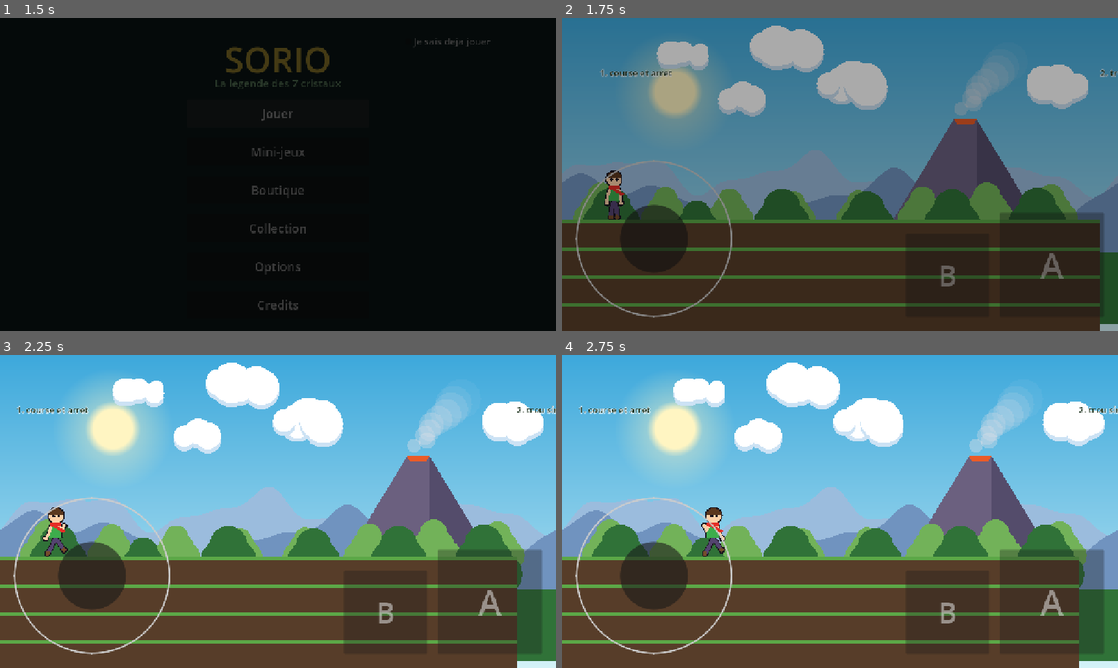
Above: before the commit, frames 1-4 (two rows, left to right).
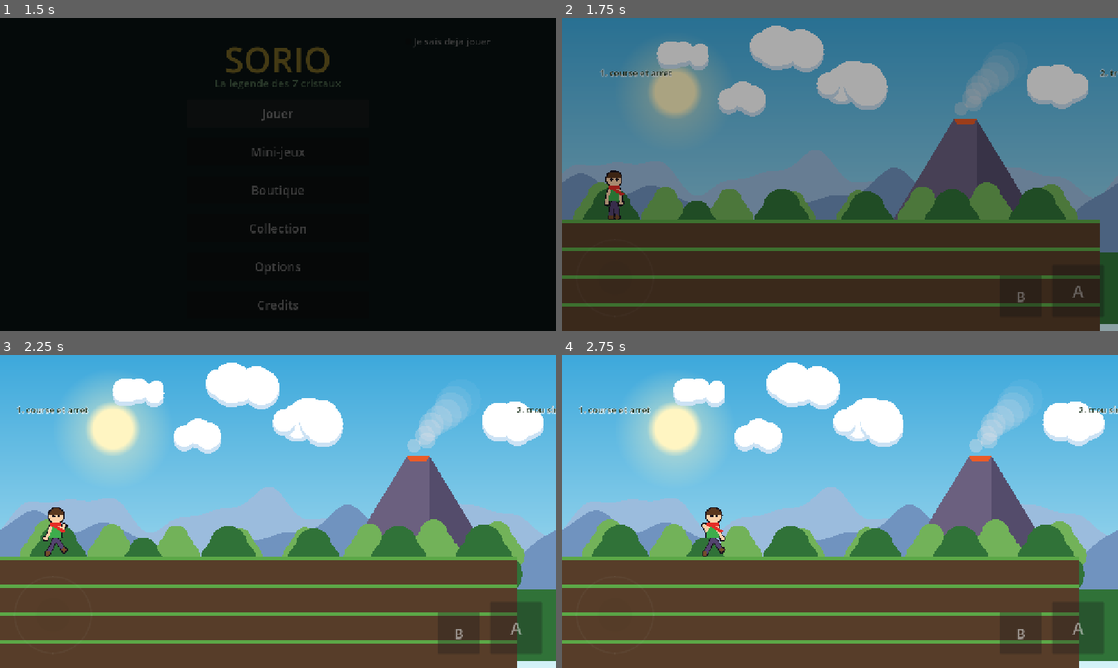
Above: after the commit, the same moments.

Repository: ChrisSanchezfrance/SORIO
Game: Godot game, scene res://src/scenes/boot/boot.tscn
Two runs of this game, one before a commit and one after it. Both use one fixed random seed, a clock stepped at 60 frames per second and the inputs below.
Inputs:
- Up to frame 1 (1.5 s): tap Enter at 0.5 s; hold Right (move_right) 0.53-1.25 s; tap F (power) at 0.6 s; tap Space (jump) at 0.77 s; click "Jouer" at 1.25 s
- Up to frame 2 (1.75 s): no input
- Up to frame 3 (2.25 s): hold Right (move_right) from 2.03 s (still down); tap F (power) at 2.1 s
- Up to frame 4 (2.75 s): keep holding Right (move_right); tap Space (jump) at 2.27 s

Frame 1 is identical in both runs. In frame 2, 4.0% of the frame differs, in the area x 2-98%, y 45-96%; in frame 3, 4.8%; in frame 4, 4.8%.

Commit message:
Controles tactiles : boutons reduits de moitie, stick discret a 5 %
Stick 360 -> 180 px, A 240 -> 120 px, B 192 -> 96 px. Les deux boutons
restent tres au-dessus du plancher de 64 px du critere 1 de C.2, et le
reglage Options > Taille des boutons continue de les multiplier.

Le stick passe a 5 % d'opacite au repos et redevient franc des qu'on le
touche, en 80 ms — sous les 100 ms du critere 3 de C.2. On sait ou poser
son pouce sans qu'un anneau blanc mange la vue du niveau, mais pendant
qu'on pousse il faut voir dans quelle direction.

Le troisieme bouton reste absent. Il servirait a echanger le pouvoir en
poche, or les pouvoirs arrivent en passe 4 : l'ajouter maintenant donnerait
un bouton sans action, ce que C.6 interdit explicitement. Il revient avec
eux.

Deux tests ajoutes : l'opacite de repos est bien sous 10 %, et le retour
visuel a l'appui passe sous les 100 ms. Le test de taille verifie desormais
qu'aucun reglage ne fait passer un bouton sous les 64 px, plutot qu'une
valeur figee qui aurait casse a chaque changement d'echelle.

72 tests au vert. Build web republie.

Diff:
--- a/src/scenes/ui/touch_controls.gd
+++ b/src/scenes/ui/touch_controls.gd
@@ -15,19 +15,27 @@
 
 ## Le stick occupe le tiers gauche de l'ecran (C.1).
 const STICK_ZONE_RATIO: float = 1.0 / 3.0
-## Tailles doublees a la demande : des doigts d'enfant sur un telephone
-## visent mal, et un controle trop petit est la premiere cause de mort
-## injuste. Le joueur peut redescendre via Options > Taille des boutons
+## Le joueur peut encore ajuster via Options > Taille des boutons
 ## (Petit x0,85 jusqu'a Tres grand x1,5), qui multiplie ces valeurs.
-const STICK_SIZE: float = 360.0
-const STICK_TIP_SIZE: float = 156.0
+const STICK_SIZE: float = 180.0
+const STICK_TIP_SIZE: float = 78.0
+
+## Le stick s'efface presque completement au repos : il ne doit pas manger
+## la vue du niveau alors qu'on sait ou poser son pouce. Il redevient
+## franchement visible des qu'on le touche — sinon on ne verrait plus dans
+## quelle direction on pousse.
+const STICK_IDLE_ALPHA: float = 0.05
+const STICK_ACTIVE_ALPHA: float = 1.0
+## Sous les 100 ms exigees par le critere 3 de C.2.
+const STICK_FADE_SECONDS: float = 0.08
 ## Marge de securite sous les controles : la zone de jeu reste degagee (C.1).
 const SAFE_MARGIN: float = 80.0
 
-## Deux boutons a droite, doubles. A reste le plus gros et le plus bas :
-## c'est le saut, donc celui que le pouce doit trouver sans regarder (C.1).
-const BUTTON_A_SIZE: Vector2 = Vector2(240.0, 240.0)
-const BUTTON_B_SIZE: Vector2 = Vector2(192.0, 192.0)
+## Deux boutons a droite. A reste le plus gros et le plus bas : c'est le
+## saut, donc celui que le pouce doit trouver sans regarder (C.1). Les deux
+## restent tres au-dessus du plancher de 64 px de C.2.
+const BUTTON_A_SIZE: Vector2 = Vector2(120.0, 120.0)
+const BUTTON_B_SIZE: Vector2 = Vector2(96.0, 96.0)
 
 ## A et B sont COTE A COTE, alignes par le bas. Deux autres dispositions ont
 ## ete essayees et ecartees a cette taille : empiles, B finissait au milieu
@@ -48,6 +56,7 @@
 var _button_a: TouchButton = null
 var _button_b: TouchButton = null
 var _root: Control = null
+var _stick_tween: Tween = null
 
 
 func _ready() -> void:
@@ -73,7 +82,11 @@
 	_stick.action_down = &"move_down"
 	_stick.joystick_size = STICK_SIZE
 	_stick.tip_size = STICK_TIP_SIZE
+	# Presque efface au repos, franc des qu'on pose le pouce.
+	_stick.pressed.connect(_fade_stick.bind(STICK_ACTIVE_ALPHA))
+	_stick.released.connect(_fade_stick.bind(STICK_IDLE_ALPHA))
 	_stick.visibility_mode = VirtualJoystick.VISIBILITY_ALWAYS
+	_stick.modulate.a = STICK_IDLE_ALPHA
 	_root.add_child(_stick)
 
 	_button_a = _make_button("A", BUTTON_A_SIZE, &"jump")
@@ -123,6 +136,7 @@
 	# garde la souplesse sans sacrifier la decouverte (D.6 : comprendre et
 	# jouer seul en moins de 60 secondes).
 	_stick.visibility_mode = VirtualJoystick.VISIBILITY_ALWAYS
+	_stick.modulate.a = STICK_IDLE_ALPHA
 	# Position de repos : la ou le pouce tombe quand on tient le telephone a
 	# deux mains, mais jamais a cheval sur un bord. Le retrait est calcule
 	# depuis le rayon reel du stick plus la marge de securite de C.2, donc
@@ -173,6 +187,13 @@
 	)
 
 
+func _fade_stick(target_alpha: float) -> void:
+	if _stick_tween != null and _stick_tween.is_valid():
+		_stick_tween.kill()
+	_stick_tween = create_tween()
+	_stick_tween.tween_property(_stick, "modulate:a", target_alpha, STICK_FADE_SECONDS)
+
+
 func _resize(button: TouchButton, size: Vector2) -> void:
 	button.custom_minimum_size = size
 	button.size = size
--- a/tests/touch_layout_test.gd
+++ b/tests/touch_layout_test.gd
@@ -95,12 +95,28 @@
 		"critere 4 de C.2 : au moins 24 px de vide")
 
 
-func test_buttons_are_far_above_the_minimum_size() -> void:
-	# Tailles doublees a la demande : on verifie qu'on est bien au-dessus du
-	# plancher de 64 px, pas juste au-dessus.
+func test_buttons_stay_above_the_c2_minimum() -> void:
+	# Meme au reglage le plus petit, un bouton ne doit jamais passer sous les
+	# 64 px du critere 1 de C.2.
+	Settings.set_option(&"controls", &"button_scale", 0.85)
+	await tree.process_frame
 	for button: TouchButton in [_button_a(), _button_b()]:
-		assert_gt(button.size.x, TouchButton.MIN_VISUAL_SIZE * 2.0)
-		assert_gt(button.size.y, TouchButton.MIN_VISUAL_SIZE * 2.0)
+		assert_gt(button.size.x, TouchButton.MIN_VISUAL_SIZE - 0.5)
+		assert_gt(button.size.y, TouchButton.MIN_VISUAL_SIZE - 0.5)
+
+
+func test_stick_is_nearly_invisible_at_rest() -> void:
+	# Au repos le stick ne doit pas manger la vue du niveau : on sait ou
+	# poser son pouce, on n'a pas besoin de le voir en permanence.
+	assert_almost_eq(_stick().modulate.a, TouchControls.STICK_IDLE_ALPHA, 0.001)
+	assert_lt(TouchControls.STICK_IDLE_ALPHA, 0.1)
+
+
+func test_stick_becomes_visible_when_used() -> void:
+	# Sinon on ne verrait plus dans quelle direction on pousse.
+	assert_gt(TouchControls.STICK_ACTIVE_ALPHA, TouchControls.STICK_IDLE_ALPHA * 10.0)
+	assert_lt(TouchControls.STICK_FADE_SECONDS, 0.1,
+		"critere 3 de C.2 : reaction visuelle sous 100 ms")
 
 
 func test_stick_stays_fully_on_screen() -> void:
Binary file changed: docs/images/passe1_controles.png
Not shown, added: docs/images/passe1_controles.png.import
Not shown, changed: PROGRESS.md
